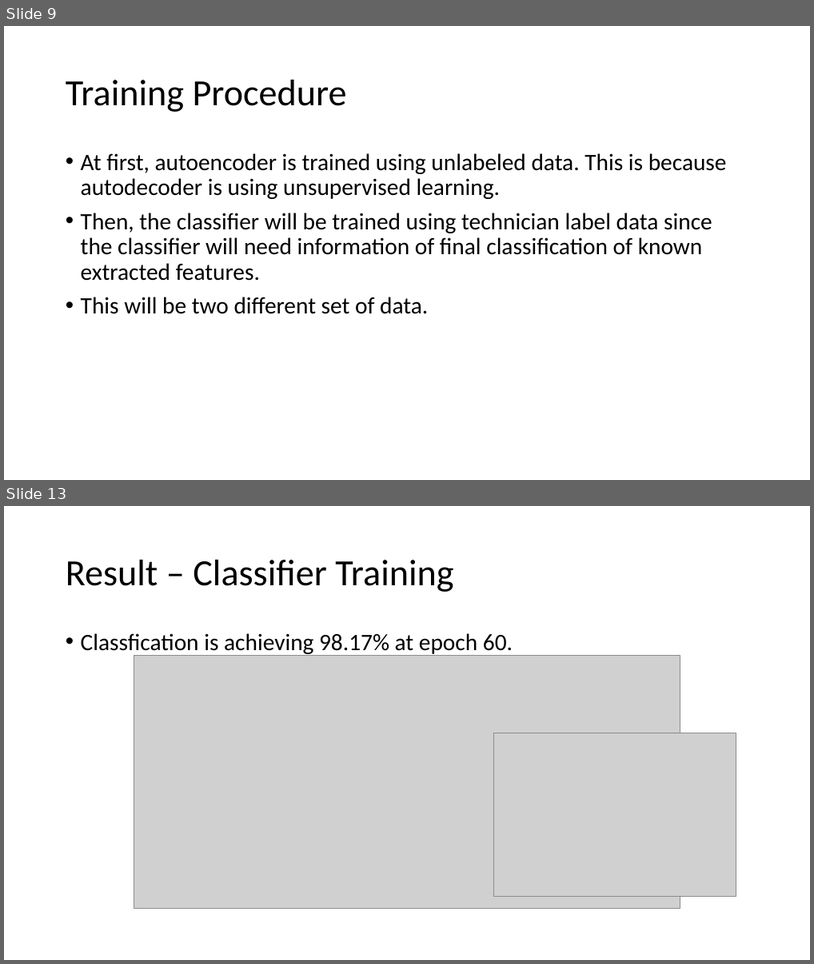
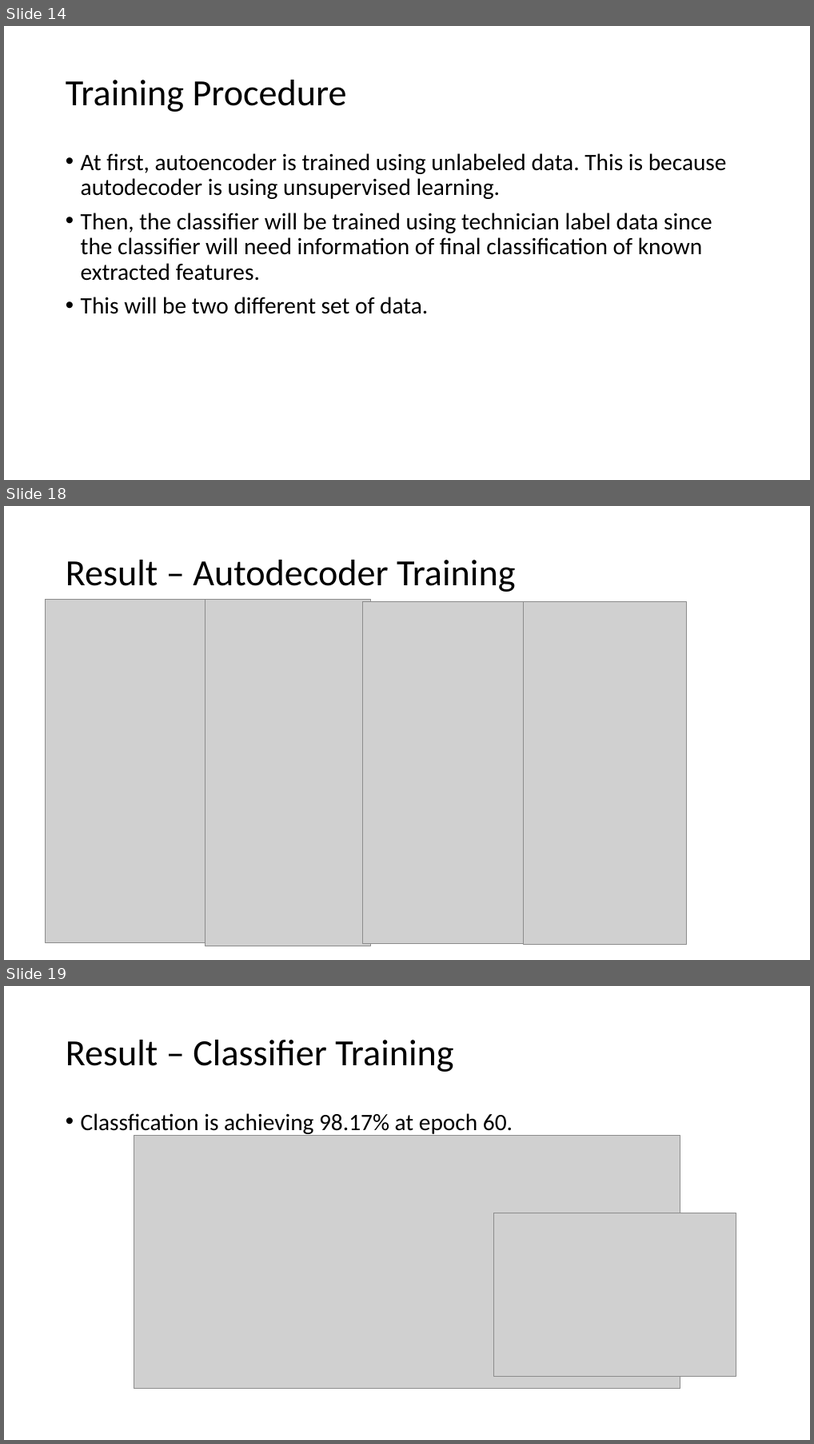
Before and after one commit to optimusium/psupr3, a slide deck: Autoencoder Classifier for Wafer resistance test map.pptx. Shown one above the other, each under a label of ours: slides 9 and 13 before the commit, slides 14, 18 and 19 after it; the slides between them are not shown. The pictures are 814x964 and 814x1444 pixels, drawn with LibreOffice and Linux fonts; fonts in the diff are those of the drawing; grey boxes stand for pictures. Boxes give left, top, right and bottom in pixels: in the first picture for what was removed or moved away, otherwise in the second. Text is boxed around its words. In the diff, an @@ line names an element or a change of style, - is before the commit and + after.

```diff
--- a/Autoencoder Classifier for Wafer resistance test map.pptx
+++ b/Autoencoder Classifier for Wafer resistance test map.pptx
@@ slide 18 added at [4,506,810,960], background #FFFFFF @@
@@ title added at [66,560,515,592], 44 pt, text #000000 @@
+Result – Autodecoder Training
@@ picture added at [45,599,206,942] @@
@@ picture added at [206,599,371,945] @@
@@ picture added at [362,601,524,944] @@
@@ picture added at [524,601,687,944] @@
@@ what was slide 9 is now slide 14 @@
@@ what was slide 13 is now slide 19 @@
```
Also in this commit, not shown: 7 slides changed, 8 other slides added.
